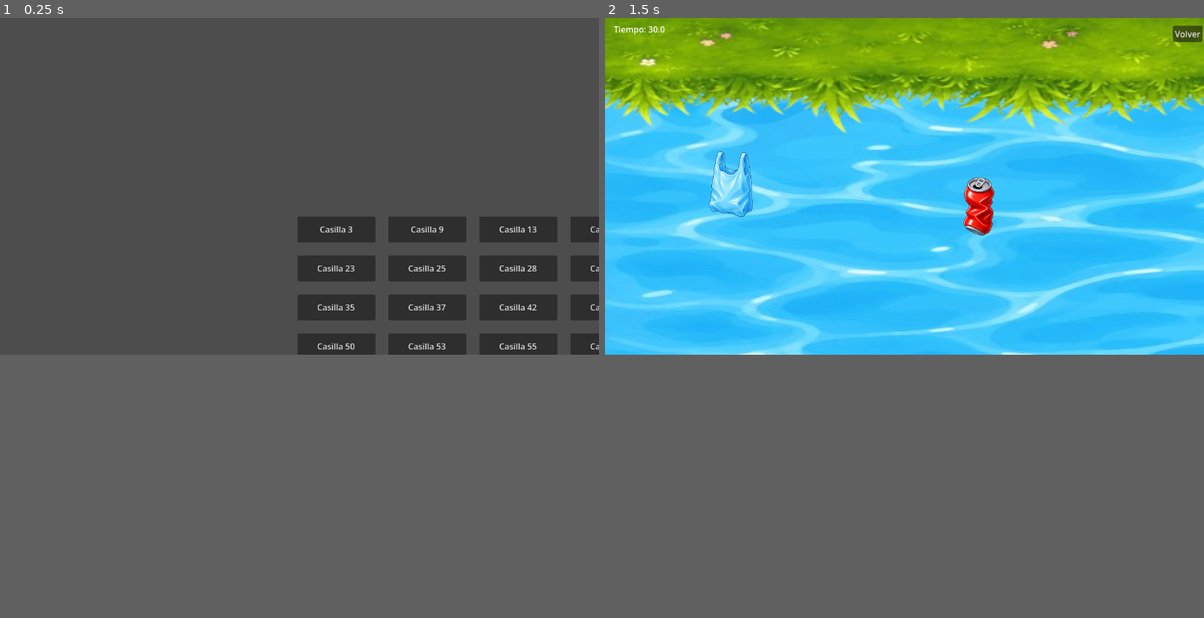
Above: before the commit, frames 1-2 (left to right).
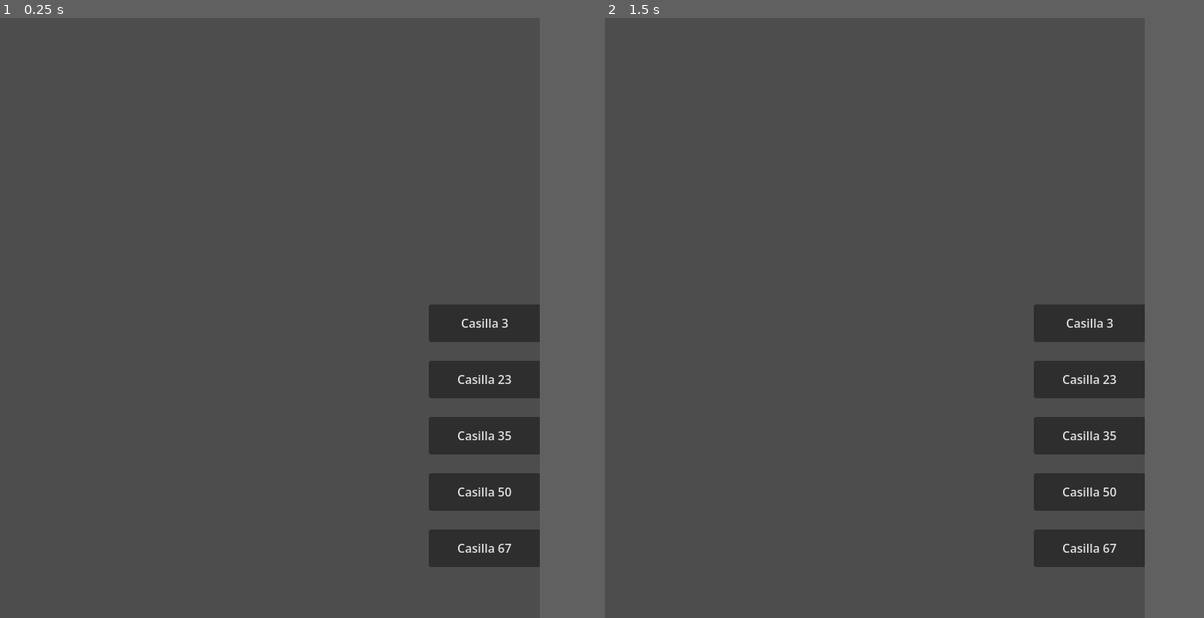
Above: after the commit, the same moments.

Repository: Dylan11092005/Minijuegos
Game: Godot game, scene res://MenuPrincipal.tscn
Same seed, same stepped clock (60 frames per second), same inputs: the game is played once before the commit and once after it.
Inputs (mouse positions are in pixels of both pictures, inside the frame that each line leads up to):
- Up to frame 1 (0.25 s): no input
- Up to frame 2 (1.5 s): click "Casilla 3" at 0.5 s; click (1030, 228) at 1.25 s, where only the run before the commit has a clickable "Casilla 9"
In our replay, the window is 799x449 before the commit and 720x800 after it. These sizes can differ from the game's own. Grey fills any space a smaller window leaves; there, only what the larger window draws over its background counts as a difference.

The runs differ from the first frame. In frame 1, 11% of the frame differs, in the area x 49-100%, y 33-92%; in frame 2, 58%, in the area x 0-100%, y 0-92%.

Commit message:
Juego de la casilla 13
esto tiene 23 commits, pero prefiero hacerlo todo de un solo

Diff:
--- /dev/null
+++ b/minigame_rayo/MainRayo.tscn
@@ -0,0 +1,55 @@
+[gd_scene format=3 uid="uid://cy5oiqt5qhuct"]
+
+[ext_resource type="Script" uid="uid://5ye170pbx26r" path="res://minigame_rayo/main_rayo.gd" id="1_djott"]
+[ext_resource type="PackedScene" uid="uid://dnqamtvfyd7xr" path="res://minigame_rayo/Rayo.tscn" id="2_0ej5d"]
+[ext_resource type="PackedScene" uid="uid://cxlnhhgbk1c0" path="res://minigame_rayo/PlayerRayo.tscn" id="2_07qu5"]
+[ext_resource type="Script" uid="uid://b5alxsrj2ybtt" path="res://minigame_rayo/fondo_tormenta.gd" id="3_0ej5d"]
+[ext_resource type="Script" uid="uid://ba48odk5717bg" path="res://minigame_rayo/hud_rayo.gd" id="5_sm828"]
+
+[node name="MainRayo" type="Node2D" unique_id=130022186]
+script = ExtResource("1_djott")
+rayo_scene = ExtResource("2_0ej5d")
+
+[node name="FondoTormenta" type="Node2D" parent="." unique_id=1342631120]
+script = ExtResource("3_0ej5d")
+
+[node name="PlayerRayo" parent="." unique_id=1999096692 instance=ExtResource("2_07qu5")]
+position = Vector2(360, 700)
+
+[node name="TimerSpawnRayos" type="Timer" parent="." unique_id=921495330]
+autostart = true
+
+[node name="TimerTormenta" type="Timer" parent="." unique_id=1412855667]
+autostart = true
+
+[node name="UI" type="CanvasLayer" parent="." unique_id=1994493467]
+
+[node name="HUD" type="Node2D" parent="UI" unique_id=224234544]
+script = ExtResource("5_sm828")
+
+[node name="LabelTiempo" type="Label" parent="UI" unique_id=1133134658]
+visible = false
+offset_left = 356.0
+offset_top = 12.0
+offset_right = 396.0
+offset_bottom = 35.0
+text = "30"
+
+[node name="LabelVidas" type="Label" parent="UI" unique_id=796050199]
+visible = false
+offset_left = 665.0
+offset_top = 18.0
+offset_right = 705.0
+offset_bottom = 41.0
+pivot_offset = Vector2(-386, 78)
+text = "3"
+
+[node name="LabelMensaje" type="Label" parent="UI" unique_id=1981300698]
+visible = false
+offset_left = 252.0
+offset_top = 297.0
+offset_right = 475.0
+offset_bottom = 339.0
+
+[connection signal="timeout" from="TimerSpawnRayos" to="." method="_on_timer_spawn_rayos_timeout"]
+[connection signal="timeout" from="TimerTormenta" to="." method="_on_timer_tormenta_timeout"]
--- /dev/null
+++ b/minigame_rayo/PlayerRayo.tscn
@@ -0,0 +1,17 @@
+[gd_scene format=3 uid="uid://cxlnhhgbk1c0"]
+
+[ext_resource type="Script" uid="uid://cskva1kukmw2e" path="res://minigame_rayo/player_rayo.gd" id="1_08aj0"]
+[ext_resource type="Texture2D" uid="uid://qynw3eqli7w2" path="res://minigame_rayo/assets/minigame_rayo/personaje.png" id="2_08aj0"]
+
+[sub_resource type="CircleShape2D" id="CircleShape2D_6dcg6"]
+radius = 35.0
+
+[node name="PlayerRayo" type="CharacterBody2D" unique_id=1999096692]
+script = ExtResource("1_08aj0")
+
+[node name="Sprite2D" type="Sprite2D" parent="." unique_id=852544817]
+scale = Vector2(0.7, 0.7)
+texture = ExtResource("2_08aj0")
+
+[node name="CollisionShape2D" type="CollisionShape2D" parent="." unique_id=1638112778]
+shape = SubResource("CircleShape2D_6dcg6")
--- /dev/null
+++ b/minigame_rayo/Rayo.tscn
@@ -0,0 +1,19 @@
+[gd_scene format=3 uid="uid://dnqamtvfyd7xr"]
+
+[ext_resource type="Script" uid="uid://52v4crgvw727" path="res://minigame_rayo/rayo.gd" id="1_hkgip"]
+[ext_resource type="Texture2D" uid="uid://d2wltm311tqi8" path="res://minigame_rayo/assets/minigame_rayo/rayito.png" id="2_hkgip"]
+
+[sub_resource type="RectangleShape2D" id="RectangleShape2D_hkgip"]
+size = Vector2(40, 70)
+
+[node name="Rayo" type="Area2D" unique_id=330485081]
+script = ExtResource("1_hkgip")
+
+[node name="Sprite2D" type="Sprite2D" parent="." unique_id=262050738]
+scale = Vector2(0.25, 0.25)
+texture = ExtResource("2_hkgip")
+
+[node name="CollisionShape2D" type="CollisionShape2D" parent="." unique_id=181254025]
+shape = SubResource("RectangleShape2D_hkgip")
+
+[connection signal="body_entered" from="." to="." method="_on_body_entered"]
--- /dev/null
+++ b/minigame_rayo/fondo_tormenta.gd
@@ -0,0 +1,353 @@
+extends Node2D
+
+var tiempo := 0.0
+var flash := 0.0
+var intensidad_flash := 0.0
+
+
+func _process(delta):
+	tiempo += delta
+
+	# Relámpago decorativo aleatorio
+	if randf() < 0.008:
+		flash = 0.28
+		intensidad_flash = randf_range(0.35, 0.75)
+
+	if flash > 0:
+		flash -= delta
+
+	queue_redraw()
+
+
+func _draw():
+	dibujar_cielo()
+	dibujar_luna_oculta()
+	dibujar_montanas()
+	dibujar_nubes()
+	dibujar_neblina()
+	dibujar_lluvia()
+	dibujar_suelo()
+	dibujar_detalles_suelo()
+	dibujar_relamapago_decorativo()
+	dibujar_flash()
+
+
+# =========================================================
+# CIELO
+# =========================================================
+
+func dibujar_cielo():
+	# Degradado vertical oscuro
+	for i in range(45):
+		var t := float(i) / 45.0
+		var color_arriba := Color(0.012, 0.014, 0.045)
+		var color_abajo := Color(0.055, 0.075, 0.15)
+		var color := color_arriba.lerp(color_abajo, t)
+
+		draw_rect(Rect2(0, i * 18, 720, 20), color)
+
+	# Oscuridad superior para dar profundidad
+	draw_rect(Rect2(0, 0, 720, 160), Color(0.0, 0.0, 0.035, 0.42))
+
+	# Brillo muy suave en el centro del cielo
+	draw_circle(Vector2(360, 260), 260, Color(0.15, 0.18, 0.35, 0.045))
+
+
+func dibujar_luna_oculta():
+	var luna_pos := Vector2(585, 105)
+
+	# Resplandor de luna escondida
+	draw_circle(luna_pos, 55, Color(0.75, 0.82, 1.0, 0.09))
+	draw_circle(luna_pos, 42, Color(0.85, 0.88, 1.0, 0.16))
+	draw_circle(luna_pos + Vector2(-6, -4), 30, Color(0.93, 0.95, 1.0, 0.18))
+
+	# Sombra que la tapa parcialmente
+	draw_circle(luna_pos + Vector2(-20, -8), 35, Color(0.035, 0.045, 0.11, 0.62))
+
+
+# =========================================================
+# MONTAÑAS
+# =========================================================
+
+func dibujar_montanas():
+	# Montañas lejanas
+	var montanas_lejanas = PackedVector2Array([
+		Vector2(0, 680),
+		Vector2(0, 550),
+		Vector2(85, 500),
+		Vector2(170, 565),
+		Vector2(300, 465),
+		Vector2(430, 565),
+		Vector2(555, 480),
+		Vector2(720, 570),
+		Vector2(720, 680)
+	])
+	draw_colored_polygon(montanas_lejanas, Color(0.035, 0.045, 0.09))
+
+	# Montañas cercanas
+	var montanas_cercanas = PackedVector2Array([
+		Vector2(0, 720),
+		Vector2(0, 615),
+		Vector2(125, 505),
+		Vector2(260, 632),
+		Vector2(395, 505),
+		Vector2(535, 635),
+		Vector2(720, 520),
+		Vector2(720, 720)
+	])
+	draw_colored_polygon(montanas_cercanas, Color(0.022, 0.032, 0.06))
+
+	# Sombras diagonales
+	draw_line(Vector2(125, 505), Vector2(260, 632), Color(0.08, 0.10, 0.18, 0.35), 3)
+	draw_line(Vector2(395, 505), Vector2(535, 635), Color(0.08, 0.10, 0.18, 0.35), 3)
+
+	# Neblina baja sobre montañas
+	draw_rect(Rect2(0, 610, 720, 35), Color(0.35, 0.42, 0.65, 0.045))
+
+
+# =========================================================
+# NUBES
+# =========================================================
+
+func dibujar_nubes():
+	var movimiento_lento := sin(tiempo * 0.35) * 8
+	var movimiento_medio := sin(tiempo * 0.55) * 12
+
+	# Nubes superiores
+	dibujar_nube(Vector2(35 + movimiento_lento, 95), 1.35, Color(0.13, 0.14, 0.23))
+	dibujar_nube(Vector2(245 - movimiento_medio, 70), 1.65, Color(0.11, 0.12, 0.20))
+	dibujar_nube(Vector2(500 + movimiento_lento, 115), 1.45, Color(0.14, 0.15, 0.24))
+
+	# Nubes medias más oscuras
+	dibujar_nube(Vector2(120 - movimiento_lento, 190), 1.10, Color(0.08, 0.09, 0.16))
+	dibujar_nube(Vector2(430 + movimiento_medio, 210), 1.25, Color(0.075, 0.085, 0.15))
+
+
+func dibujar_nube(pos: Vector2, escala: float, color_nube: Color):
+	var sombra := Color(0.015, 0.02, 0.045, 0.72)
+
+	# Sombra
+	draw_circle(pos + Vector2(0, 28) * escala, 48 * escala, sombra)
+	draw_circle(pos + Vector2(50, 8) * escala, 60 * escala, sombra)
+	draw_circle(pos + Vector2(110, 30) * escala, 48 * escala, sombra)
+	draw_rect(Rect2(pos.x - 12 * escala, pos.y + 28 * escala, 145 * escala, 48 * escala), sombra)
+
+	# Cuerpo de nube
+	draw_circle(pos + Vector2(0, 20) * escala, 45 * escala, color_nube)
+	draw_circle(pos + Vector2(48, 0) * escala, 58 * escala, color_nube)
+	draw_circle(pos + Vector2(105, 22) * escala, 45 * escala, color_nube)
+	draw_circle(pos + Vector2(55, 36) * escala, 62 * escala, color_nube)
+	draw_rect(Rect2(pos.x - 10 * escala, pos.y + 22 * escala, 135 * escala, 45 * escala), color_nube)
+
+	# Brillo leve
+	draw_circle(pos + Vector2(45, -8) * escala, 28 * escala, Color(0.25, 0.27, 0.36, 0.14))
+
+
+# =========================================================
+# LLUVIA Y NEBLINA
+# =========================================================
+
+func dibujar_lluvia():
+	# Lluvia fina del fondo
+	for i in range(95):
+		var x = fmod(i * 71 + tiempo * 165, 780) - 40
+		var y = fmod(i * 43 + tiempo * 410, 820)
+
+		draw_line(
+			Vector2(x, y),
+			Vector2(x - 8, y + 24),
+			Color(0.35, 0.55, 0.95, 0.28),
+			1
+		)
+
+	# Lluvia principal
+	for i in range(75):
+		var x = fmod(i * 91 + tiempo * 260, 780) - 40
+		var y = fmod(i * 59 + tiempo * 560, 830)
+
+		draw_line(
+			Vector2(x, y),
+			Vector2(x - 13, y + 34),
+			Color(0.55, 0.72, 1.0, 0.55),
+			2
+		)
+
+	# Lluvia frontal más fuerte
+	for i in range(28):
+		var x = fmod(i * 127 + tiempo * 390, 800) - 50
+		var y = fmod(i * 83 + tiempo * 720, 850)
+
+		draw_line(
+			Vector2(x, y),
+			Vector2(x - 16, y + 42),
+			Color(0.78, 0.88, 1.0, 0.65),
+			2.5
+		)
+
+
+func dibujar_neblina():
+	var offset := sin(tiempo * 0.45) * 18
+
+	for i in range(5):
+		var y := 430 + i * 45
+
+		draw_rect(
+			Rect2(-40 + offset + i * 20, y, 800, 28),
+			Color(0.45, 0.55, 0.75, 0.045)
+		)
+
+
+# =========================================================
+# SUELO PROFESIONAL
+# =========================================================
+
+func dibujar_suelo():
+	# Base del terreno con varias capas
+	draw_rect(Rect2(0, 688, 720, 112), Color(0.018, 0.050, 0.035))
+	draw_rect(Rect2(0, 700, 720, 100), Color(0.025, 0.075, 0.045))
+	draw_rect(Rect2(0, 745, 720, 55), Color(0.012, 0.032, 0.023, 0.90))
+
+	# Línea superior de césped
+	draw_rect(Rect2(0, 688, 720, 5), Color(0.16, 0.34, 0.16, 0.95))
+	draw_rect(Rect2(0, 693, 720, 7), Color(0.06, 0.17, 0.08, 0.90))
+
+	# Textura suave del suelo
+	for i in range(28):
+		var x := i * 30
+		var y := 718 + int(abs(sin(i * 2.4)) * 36)
+
+		draw_circle(
+			Vector2(x, y),
+			18,
+			Color(0.04, 0.09, 0.06, 0.32)
+		)
+
+	# Sombra donde se apoya el jugador
+	draw_oval(Vector2(360, 720), Vector2(95, 18), Color(0.0, 0.0, 0.0, 0.20))
+
+
+func dibujar_detalles_suelo():
+	# Pasto de fondo
+	for i in range(58):
+		var x := i * 13 + int(sin(i * 1.7) * 5)
+		var alto := 10 + int(abs(sin(i * 2.3)) * 17)
+
+		draw_line(
+			Vector2(x, 700),
+			Vector2(x - 3, 700 - alto),
+			Color(0.08, 0.22, 0.11, 0.75),
+			2
+		)
+
+		draw_line(
+			Vector2(x + 4, 700),
+			Vector2(x + 8, 700 - alto * 0.75),
+			Color(0.06, 0.18, 0.09, 0.65),
+			2
+		)
+
+	# Pasto frontal más visible
+	for i in range(42):
+		var x := i * 18 + int(cos(i * 1.3) * 7)
+		var alto := 18 + int(abs(cos(i * 1.9)) * 22)
+
+		draw_line(
+			Vector2(x, 708),
+			Vector2(x - 5, 708 - alto),
+			Color(0.12, 0.34, 0.16, 0.92),
+			3
+		)
+
+		draw_line(
+			Vector2(x, 708),
+			Vector2(x + 6, 708 - alto * 0.8),
+			Color(0.08, 0.25, 0.12, 0.85),
+			2
+		)
+
+	# Arbustos
+	dibujar_arbusto(Vector2(45, 705), 0.9)
+	dibujar_arbusto(Vector2(625, 708), 1.1)
+	dibujar_arbusto(Vector2(350, 710), 0.75)
+
+	# Charcos
+	dibujar_charco(Vector2(160, 748), Vector2(60, 11), Color(0.10, 0.17, 0.25, 0.62))
+	dibujar_charco(Vector2(510, 735), Vector2(72, 13), Color(0.10, 0.17, 0.25, 0.50))
+
+	# Brillos de charcos
+	draw_line(Vector2(120, 746), Vector2(200, 744), Color(0.62, 0.78, 1.0, 0.18), 2)
+	draw_line(Vector2(465, 733), Vector2(555, 731), Color(0.62, 0.78, 1.0, 0.16), 2)
+
+
+func dibujar_arbusto(pos: Vector2, escala: float):
+	var color_base := Color(0.04, 0.14, 0.07, 0.95)
+	var color_luz := Color(0.10, 0.28, 0.12, 0.85)
+	var color_sombra := Color(0.01, 0.04, 0.02, 0.55)
+
+	draw_circle(pos + Vector2(0, 4) * escala, 18 * escala, color_sombra)
+	draw_circle(pos + Vector2(20, 0) * escala, 24 * escala, color_sombra)
+	draw_circle(pos + Vector2(40, 5) * escala, 18 * escala, color_sombra)
+
+	draw_circle(pos + Vector2(0, 0) * escala, 18 * escala, color_base)
+	draw_circle(pos + Vector2(18, -7) * escala, 22 * escala, color_base)
+	draw_circle(pos + Vector2(38, 0) * escala, 18 * escala, color_base)
+	draw_rect(Rect2(pos.x - 5 * escala, pos.y, 52 * escala, 18 * escala), color_base)
+
+	draw_circle(pos + Vector2(18, -12) * escala, 8 * escala, color_luz)
+	draw_circle(pos + Vector2(36, -4) * escala, 6 * escala, color_luz)
+
+
+func dibujar_charco(center: Vector2, radius: Vector2, color: Color):
+	draw_oval(center, radius, color)
+
+
+func draw_oval(center: Vector2, radius: Vector2, color: Color):
+	var puntos := PackedVector2Array()
+
+	for i in range(36):
+		var angulo := TAU * float(i) / 36.0
+
+		puntos.append(Vector2(
+			center.x + cos(angulo) * radius.x,
+			center.y + sin(angulo) * radius.y
+		))
+
+	draw_colored_polygon(puntos, color)
+
+
+# =========================================================
+# RELÁMPAGOS DECORATIVOS
+# =========================================================
+
+func dibujar_relamapago_decorativo():
+	if flash <= 0:
+		return
+
+	var puntos = PackedVector2Array([
+		Vector2(565, 0),
+		Vector2(535, 95),
+		Vector2(575, 95),
+		Vector2(510, 230),
+		Vector2(595, 110),
+		Vector2(555, 110),
+		Vector2(610, 0)
+	])
+
+	# Resplandor azul
+	draw_polyline(puntos, Color(0.55, 0.65, 1.0, 0.32), 13)
+
+	# Rayo amarillo
+	draw_polyline(puntos, Color(1.0, 0.96, 0.45, 0.95), 6)
+
+	# Centro claro
+	draw_polyline(puntos, Color(1.0, 1.0, 0.85, 1.0), 2)
+
+
+func dibujar_flash():
+	if flash <= 0:
+		return
+
+	draw_rect(
+		Rect2(0, 0, 720, 800),
+		Color(0.85, 0.9, 1.0, flash * intensidad_flash)
+	)
--- /dev/null
+++ b/minigame_rayo/hud_rayo.gd
@@ -0,0 +1,156 @@
+extends Node2D
+
+var tiempo_actual := 30
+var vidas_actuales := 3
+var mensaje := ""
+
+var pulso := 0.0
+
+func _process(delta):
+	pulso += delta
+	queue_redraw()
+
+
+func actualizar_hud(tiempo: int, vidas: int, nuevo_mensaje: String = ""):
+	tiempo_actual = tiempo
+	vidas_actuales = vidas
+	mensaje = nuevo_mensaje
+	queue_redraw()
+
+
+func _draw():
+	dibujar_panel_tiempo()
+	dibujar_panel_vidas()
+	dibujar_corazones()
+	dibujar_mensaje()
+
+
+func dibujar_panel_tiempo():
+	var pos := Vector2(235, 18)
+	var size := Vector2(250, 58)
+
+	dibujar_rect_redondeado(pos + Vector2(4, 5), size, 18, Color(0, 0, 0, 0.35))
+	dibujar_rect_redondeado(pos, size, 18, Color(0.06, 0.07, 0.16, 0.92))
+	dibujar_rect_redondeado(pos + Vector2(3, 3), size - Vector2(6, 6), 15, Color(0.12, 0.14, 0.28, 0.55))
+
+	# Borde
+	dibujar_borde_redondeado(pos, size, 18, Color(0.65, 0.78, 1.0, 0.35), 3)
+
+	var font := ThemeDB.fallback_font
+	var texto := "TIEMPO  " + str(tiempo_actual)
+
+	draw_string(
+		font,
+		pos + Vector2(0, 37),
+		texto,
+		HORIZONTAL_ALIGNMENT_CENTER,
+		size.x,
+		24,
+		Color(0.92, 0.95, 1.0)
+	)
+
+
+func dibujar_panel_vidas():
+	var pos := Vector2(485, 18)
+	var size := Vector2(205, 96)
+
+	dibujar_rect_redondeado(pos + Vector2(4, 5), size, 18, Color(0, 0, 0, 0.35))
+	dibujar_rect_redondeado(pos, size, 18, Color(0.08, 0.06, 0.13, 0.92))
+	dibujar_rect_redondeado(pos + Vector2(3, 3), size - Vector2(6, 6), 15, Color(0.20, 0.11, 0.20, 0.45))
+
+	dibujar_borde_redondeado(pos, size, 18, Color(1.0, 0.45, 0.55, 0.35), 3)
+
+	var font := ThemeDB.fallback_font
+
+	draw_string(
+		font,
+		pos + Vector2(0, 31),
+		"VIDAS",
+		HORIZONTAL_ALIGNMENT_CENTER,
+		size.x,
+		20,
+		Color(1.0, 0.86, 0.90)
+	)
+
+
+func dibujar_corazones():
+	var inicio := Vector2(520, 68)
+	var separacion := 48
+
+	for i in range(3):
+		var centro := inicio + Vector2(i * separacion, 0)
+
+		if i < vidas_actuales:
+			var escala := 1.0 + sin(pulso * 4.0 + i) * 0.04
+			dibujar_corazon(centro, 1.05 * escala, Color(1.0, 0.12, 0.22), Color(1.0, 0.55, 0.62))
+		else:
+			dibujar_corazon(centro, 0.95, Color(0.18, 0.18, 0.23, 0.55), Color(0.35, 0.35, 0.42, 0.35))
+
+
+func dibujar_mensaje():
+	if mensaje == "":
+		return
+
+	var pos := Vector2(150, 295)
+	var size := Vector2(420, 105)
+
+	dibujar_rect_redondeado(pos + Vector2(5, 6), size, 24, Color(0, 0, 0, 0.45))
+	dibujar_rect_redondeado(pos, size, 24, Color(0.05, 0.06, 0.13, 0.94))
+	dibujar_borde_redondeado(pos, size, 24, Color(0.75, 0.85, 1.0, 0.45), 3)
+
+	var font := ThemeDB.fallback_font
+
+	draw_string(
+		font,
+		pos + Vector2(0, 43),
+		mensaje,
+		HORIZONTAL_ALIGNMENT_CENTER,
+		size.x,
+		24,
+		Color(1, 1, 1)
+	)
+
+
+func dibujar_corazon(center: Vector2, scale: float, color_base: Color, color_brillo: Color):
+	var puntos := PackedVector2Array()
+
+	for i in range(40):
+		var t := TAU * float(i) / 40.0
+
+		var x := 16.0 * pow(sin(t), 3)
+		var y := -(13.0 * cos(t) - 5.0 * cos(2.0 * t) - 2.0 * cos(3.0 * t) - cos(4.0 * t))
+
+		puntos.append(center + Vector2(x, y) * scale)
+
+	# Sombra
+	var sombra := PackedVector2Array()
+	for p in puntos:
+		sombra.append(p + Vector2(2, 3))
+
+	draw_colored_polygon(sombra, Color(0, 0, 0, 0.28))
+	draw_colored_polygon(puntos, color_base)
+
+	# Brillo pequeño
+	draw_circle(center + Vector2(-7, -6) * scale, 4.5 * scale, color_brillo)
+
+
+func dibujar_rect_redondeado(pos: Vector2, size: Vector2, radio: float, color: Color):
+	draw_rect(Rect2(pos.x + radio, pos.y, size.x - radio * 2, size.y), color)
+	draw_rect(Rect2(pos.x, pos.y + radio, size.x, size.y - radio * 2), color)
+
+	draw_circle(pos + Vector2(radio, radio), radio, color)
+	draw_circle(pos + Vector2(size.x - radio, radio), radio, color)
+	draw_circle(pos + Vector2(radio, size.y - radio), radio, color)
+	draw_circle(pos + Vector2(size.x - radio, size.y - radio), radio, color)
+
+
+func dibujar_borde_redondeado(pos: Vector2, size: Vector2, radio: float, color: Color, grosor: float):
+	draw_line(pos + Vector2(radio, 0), pos + Vector2(size.x - radio, 0), color, grosor)
+	draw_line(pos + Vector2(radio, size.y), pos + Vector2(size.x - radio, size.y), color, grosor)
+	draw_line(pos + Vector2(0, radio), pos + Vector2(0, size.y - radio), color, grosor)
+	draw_line(pos + Vector2(size.x, radio), pos + Vector2(size.x, size.y - radio), color, grosor)
+
+	draw_arc(pos + Vector2(radio, radio), radio, PI, PI * 1.5, 16, color, grosor)
+	draw_arc(pos + Vector2(size.x - radio, radio), radio, PI * 1.5, TAU, 16, color, grosor)
+	draw_arc(pos + Vector2(radio, size.y - radio), radio, PI * 0.5, PI, 16, color, grosor)
+	draw_arc(pos + Vector2(size.x - radio, size.y - radio), radio, 0, PI * 0.5, 16, color, grosor)
--- /dev/null
+++ b/minigame_rayo/main_rayo.gd
@@ -0,0 +1,63 @@
+extends Node2D
+
+@export var rayo_scene: PackedScene
+
+var tiempo := 30
+var juego_terminado := false
+var mensaje_actual := ""
+
+@onready var player = $PlayerRayo
+@onready var timer_spawn = $TimerSpawnRayos
+@onready var timer_tormenta = $TimerTormenta
+@onready var hud = $UI/HUD
+
+func _ready():
+	mensaje_actual = ""
+	actualizar_ui()
+
+
+func _process(delta):
+	actualizar_ui()
+
+	if player.vidas <= 0 and juego_terminado == false:
+		perder()
+
+
+func actualizar_ui():
+	hud.actualizar_hud(tiempo, player.vidas, mensaje_actual)
+
+
+func _on_timer_spawn_rayos_timeout():
+	if juego_terminado:
+		return
+
+	var rayo = rayo_scene.instantiate()
+	rayo.position.x = randi_range(50, 670)
+	rayo.position.y = -50
+	add_child(rayo)
+
+
+func _on_timer_tormenta_timeout():
+	if juego_terminado:
+		return
+
+	tiempo -= 1
+
+	if tiempo <= 0:
+		ganar()
+
+
+func ganar():
+	juego_terminado = true
+	mensaje_actual = "¡Ganaste!\nSobreviviste a la tormenta."
+	timer_spawn.stop()
+	timer_tormenta.stop()
+	actualizar_ui()
+
+
+func perder():
+	juego_terminado = true
+	mensaje_actual = "Perdiste.\nTe alcanzaron 3 rayos."
+	timer_spawn.stop()
+	timer_tormenta.stop()
+	actualizar_ui()
--- /dev/null
+++ b/minigame_rayo/player_rayo.gd
@@ -0,0 +1,21 @@
+extends CharacterBody2D
+
+@export var speed := 400
+var vidas := 3
+
+func _physics_process(delta):
+	var direccion := 0
+
+	if Input.is_action_pressed("ui_left"):
+		direccion -= 1
+
+	if Input.is_action_pressed("ui_right"):
+		direccion += 1
+
+	velocity.x = direccion * speed
+	velocity.y = 0
+
+	move_and_slide()
+
+	# Para que no se salga de la pantalla
+	position.x = clamp(position.x, 50, 670)
--- /dev/null
+++ b/minigame_rayo/rayo.gd
@@ -0,0 +1,14 @@
+extends Area2D
+
+@export var velocidad_caida := 350
+
+func _process(delta):
+	position.y += velocidad_caida * delta
+
+	if position.y > 850:
+		queue_free()
+
+func _on_body_entered(body):
+	if body.name == "PlayerRayo":
+		body.vidas -= 1
+		queue_free()
--- a/project.godot
+++ b/project.godot
@@ -17,7 +17,10 @@
 
 [display]
 
+window/size/viewport_width=720
+window/size/viewport_height=800
 window/size/mode=3
+window/stretch/mode="canvas_items"
 
 [physics]
 
Binary file added: minigame_rayo/assets/minigame_rayo/personaje.png
Not shown, added: minigame_rayo/assets/minigame_rayo/personaje.png.import
Binary file added: minigame_rayo/assets/minigame_rayo/rayito.png
Not shown, added: minigame_rayo/assets/minigame_rayo/rayito.png.import
Binary file added: minigame_rayo/assets/minigame_rayo/rayo.png
Not shown, added: minigame_rayo/assets/minigame_rayo/rayo.png.import
Binary file added: minigame_rayo/assets/minigame_rayo/rayo2.0.png
Not shown, added: minigame_rayo/assets/minigame_rayo/rayo2.0.png.import
Not shown, added: minigame_rayo/fondo_tormenta.gd.uid
Not shown, added: minigame_rayo/hud_rayo.gd.uid
Not shown, added: minigame_rayo/main_rayo.gd.uid
Not shown, added: minigame_rayo/player_rayo.gd.uid
(and 1 more such lines)
